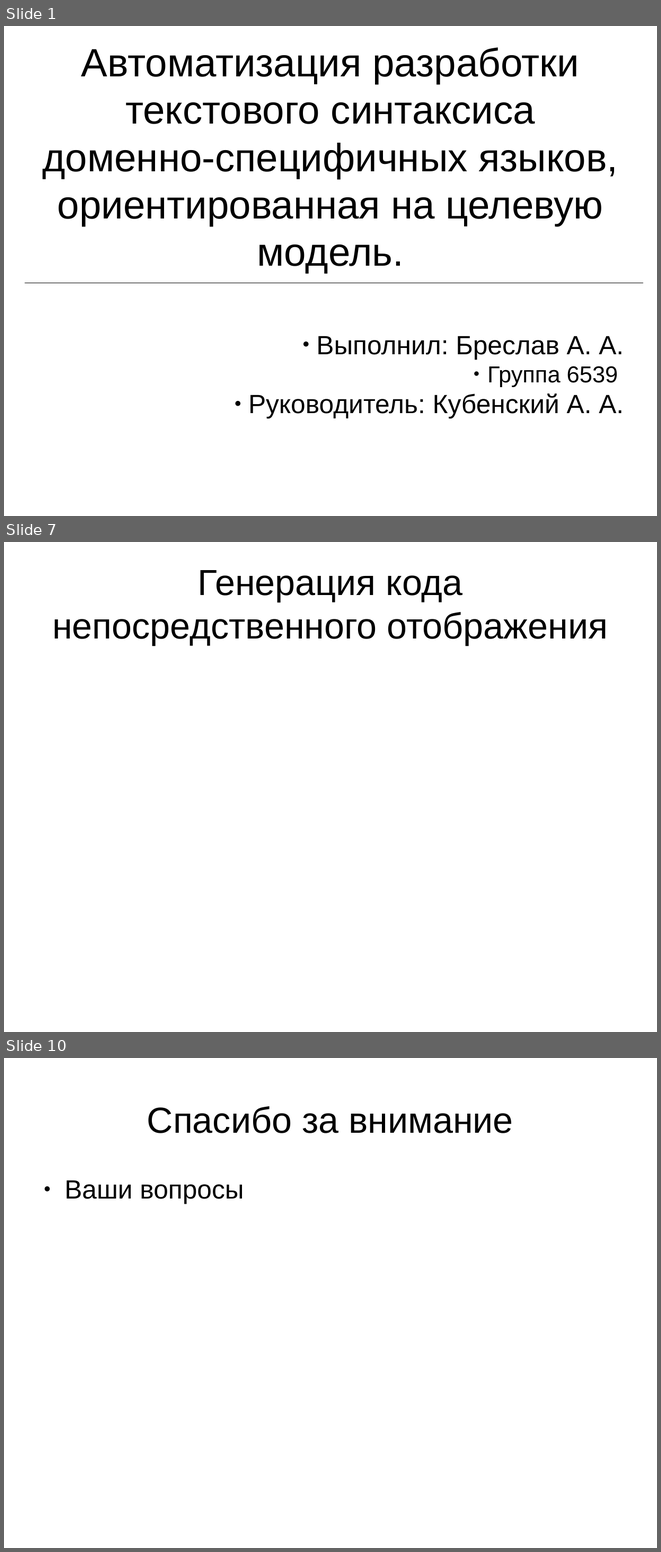
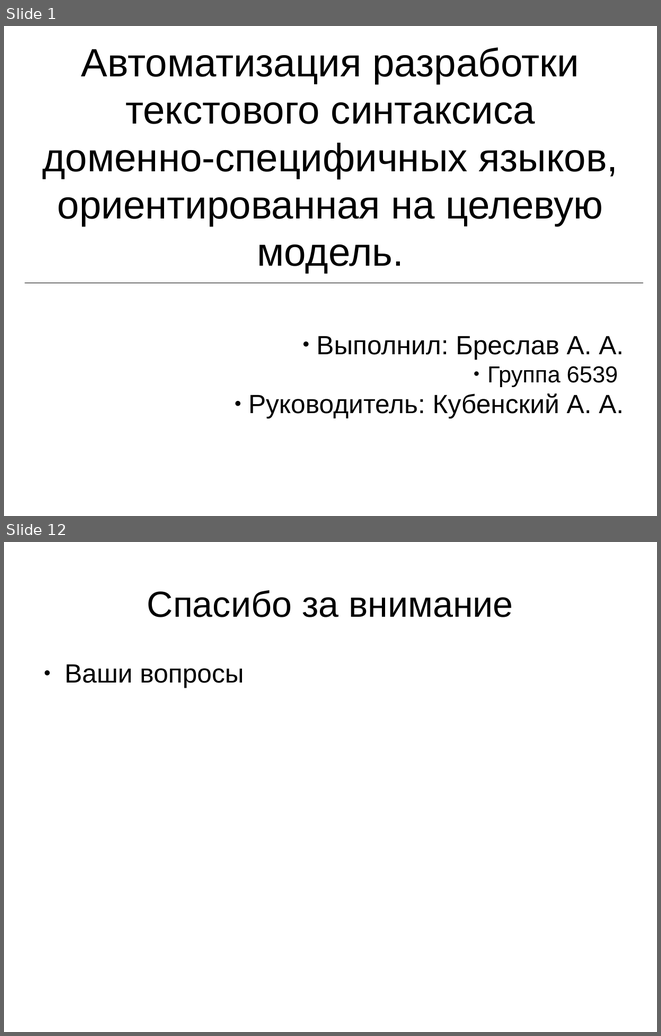
Before and after one commit to abreslav-from-google-code/abreslav, a slide deck: astrans/thesis.rus/Презентация.odp. Shown one above the other, each under a label of ours: slides 1, 7 and 10 before the commit, slides 1 and 12 after it; the slides between them are not shown. The pictures are 661x1552 and 661x1036 pixels, drawn with LibreOffice and Linux fonts; fonts in the diff are those of the drawing. Boxes give left, top, right and bottom in pixels: in the first picture for what was removed or moved away, otherwise in the second. Text is boxed around its words. In the diff, an @@ line names an element or a change of style, - is before the commit and + after.

```diff
--- a/astrans/thesis.rus/Презентация.odp
+++ b/astrans/thesis.rus/Презентация.odp
@@ slide 7 removed at (x1=4, y1=542, x2=657, y2=1032), background #FFFFFF @@
@@ title removed at (x1=52, y1=570, x2=608, y2=645) @@
-Генерация кода непосредственного отображения
@@ what was slide 10 is now slide 12 @@
```
Also in this commit, not shown: 3 slides changed, 7 slides added, 4 other slides removed.
